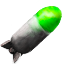
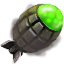
Before/after of a 64 × 64 layered artwork. What changed in the layer stack:
added layer "green" (lighten) above "Color" over [30, 2, 64, 32]
added layer "Color" (lch color) above "bomb" over [9, 2, 63, 59]
painted on "bomb" over [6, 2, 64, 64]
